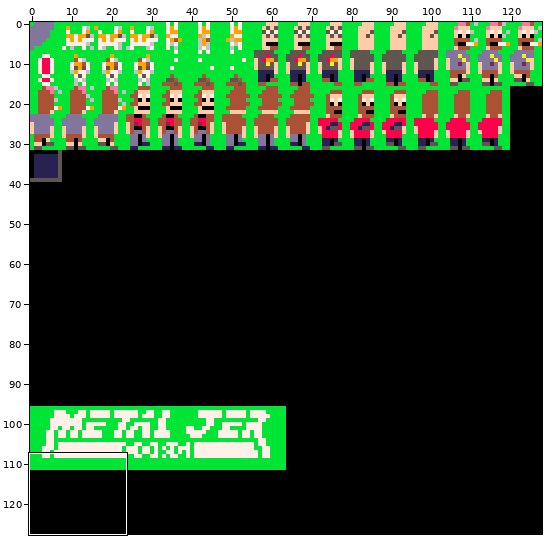
Sprite sheet, stored at src/spritesheet.png. Above: a wide view before the commit, with the close-up outlined.
Close-up. Before the edit:
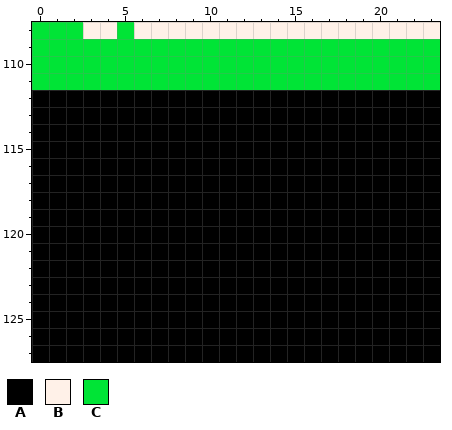
The file is 128x128 pixels. Shown: x 0..23, y 108..127. The commit also changed other parts of the picture, which this record leaves out.
Palette (. is transparent): A #000000  B #fff1e8  C #00e436
Pixels before, first column x 0:
108 CCCBBCBBBBBBBBBBBBBBBBBB
109 CCCCCCCCCCCCCCCCCCCCCCCC
110 CCCCCCCCCCCCCCCCCCCCCCCC
111 CCCCCCCCCCCCCCCCCCCCCCCC
112 AAAAAAAAAAAAAAAAAAAAAAAA
113 AAAAAAAAAAAAAAAAAAAAAAAA
114 AAAAAAAAAAAAAAAAAAAAAAAA
115 AAAAAAAAAAAAAAAAAAAAAAAA
116 AAAAAAAAAAAAAAAAAAAAAAAA
117 AAAAAAAAAAAAAAAAAAAAAAAA
118 AAAAAAAAAAAAAAAAAAAAAAAA
119 AAAAAAAAAAAAAAAAAAAAAAAA
120 AAAAAAAAAAAAAAAAAAAAAAAA
121 AAAAAAAAAAAAAAAAAAAAAAAA
122 AAAAAAAAAAAAAAAAAAAAAAAA
123 AAAAAAAAAAAAAAAAAAAAAAAA
124 AAAAAAAAAAAAAAAAAAAAAAAA
125 AAAAAAAAAAAAAAAAAAAAAAAA
126 AAAAAAAAAAAAAAAAAAAAAAAA
127 AAAAAAAAAAAAAAAAAAAAAAAA
Once edited:
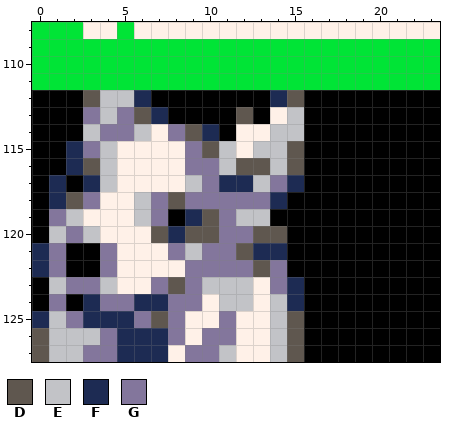
Colours new in this view: D #5f574f  E #c2c3c7  F #1d2b53  G #83769c
Difference:
Changed rows in their new state; - is an unchanged pixel.
first column x 0:
112 ---DEEF-------FD
113 ---GEGDF----D-BE
114 ---EGGEBGDF-BBEE
115 --FGEBBBBGDEBEED
116 --FDEBBBBGGEDDED
117 -F-FEBBBBEGFFEGF
118 -FDGBBEGDGGGGGF-
119 -GEBBBEG-FDGEE--
120 -EGEBBBDFDDGGDD-
121 FG--GBBBGEGGDFF-
122 FG--GBBBBGGGGDG-
123 -EGGEBBGDGEEEBGF
124 -G-FGGFFGGBEEBEF
125 FEGFFFGDGBBGBBED
126 DEEEGFFFGBGGBBED
127 DEEGGFFFBGGEBBED
Changed places in both close-ups, as pixel boxes (x1, y1, x2, y2):
changed: (32, 90, 304, 362)
